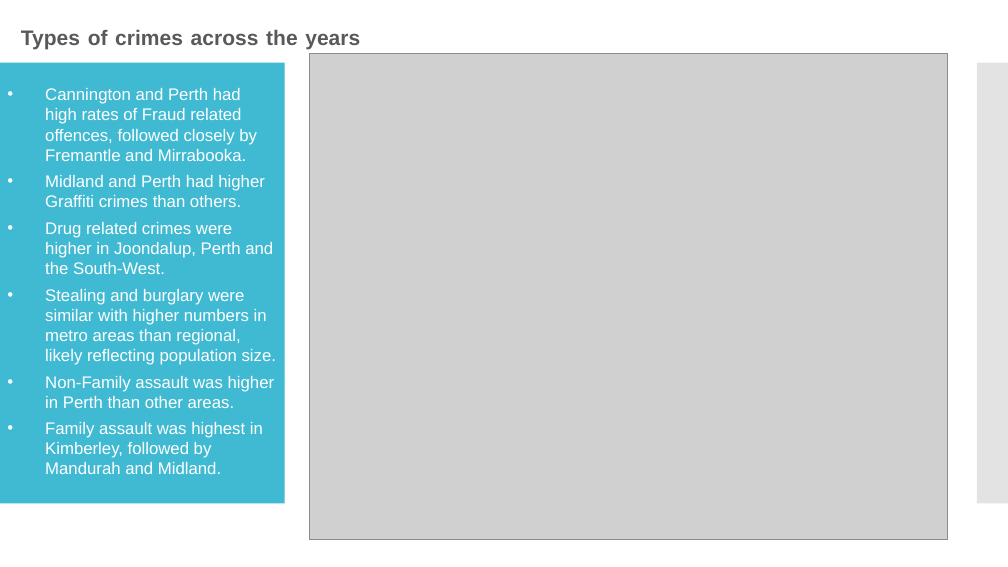
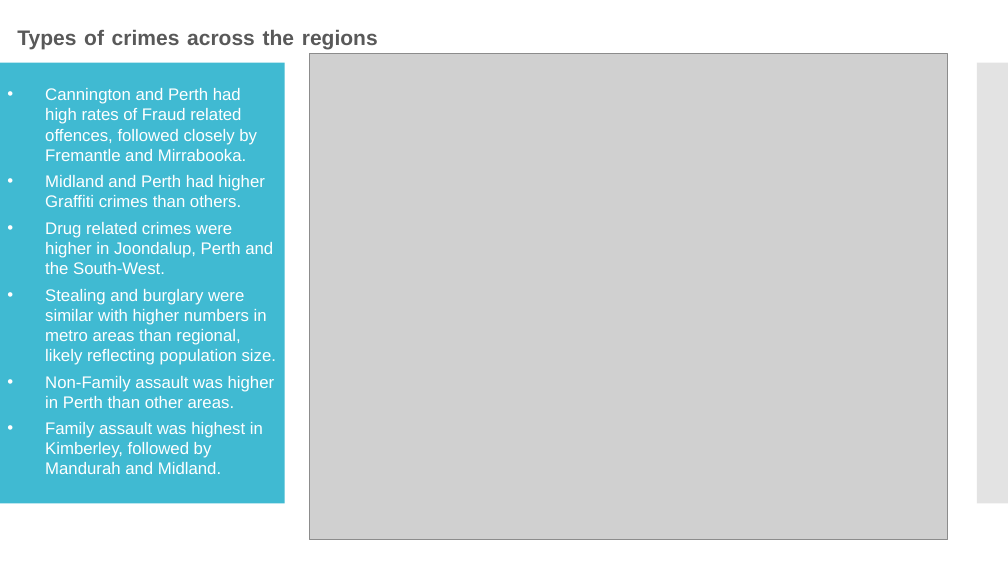
Before and after one commit to DrishP98/Project-1-, a slide deck: slide 5 of crime_data_wa_final.pptx. Drawn at 1008x567 pixels with LibreOffice and Linux fonts; fonts in the diff are those of the drawing; grey boxes stand for pictures. Boxes give left, top, right and bottom in pixels: in the first picture for what was removed or moved away, otherwise in the second. Text is boxed around its words. In the diff, an @@ line names an element or a change of style, - is before the commit and + after.

Commit message:
Update crime_data_wa_final.pptx
updated the titles

```diff
--- a/crime_data_wa_final.pptx
+++ b/crime_data_wa_final.pptx
@@ text at <box>17,30,378,49</box>: text changed @@
-Types of crimes across the years
+Types of crimes across the regions
```
Also in this commit, not shown: 1 other slide changed.
